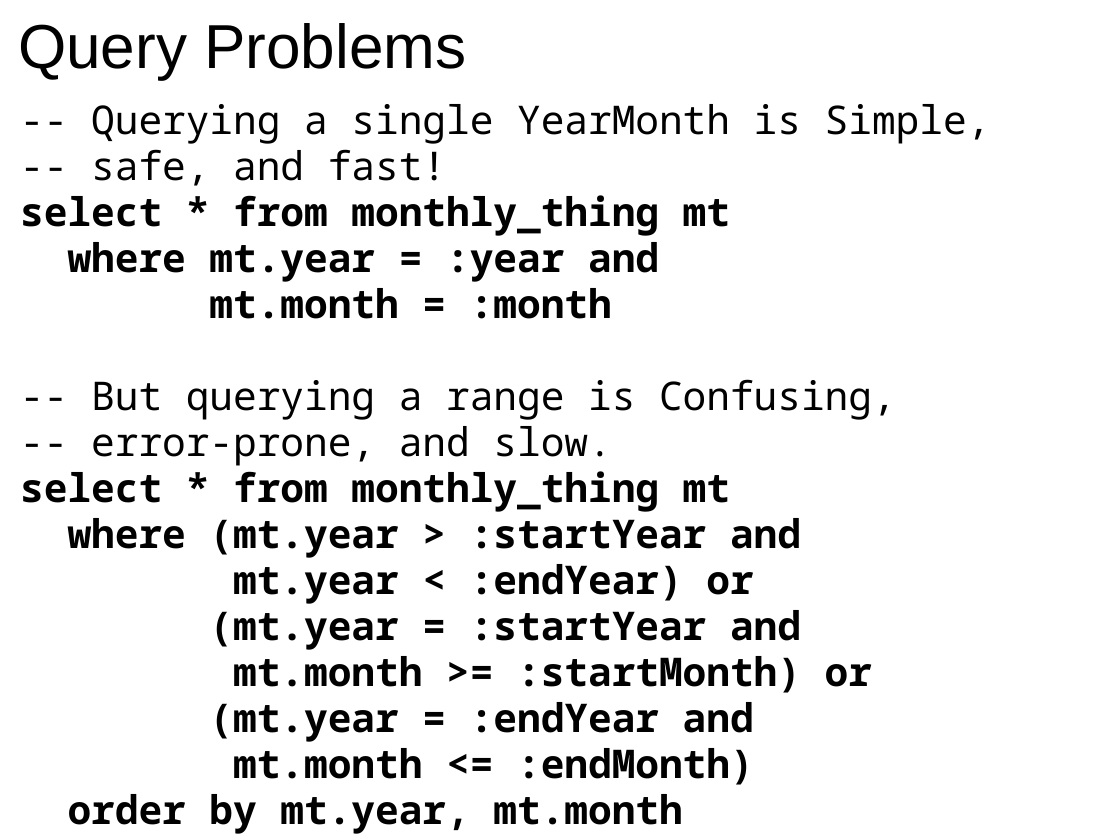
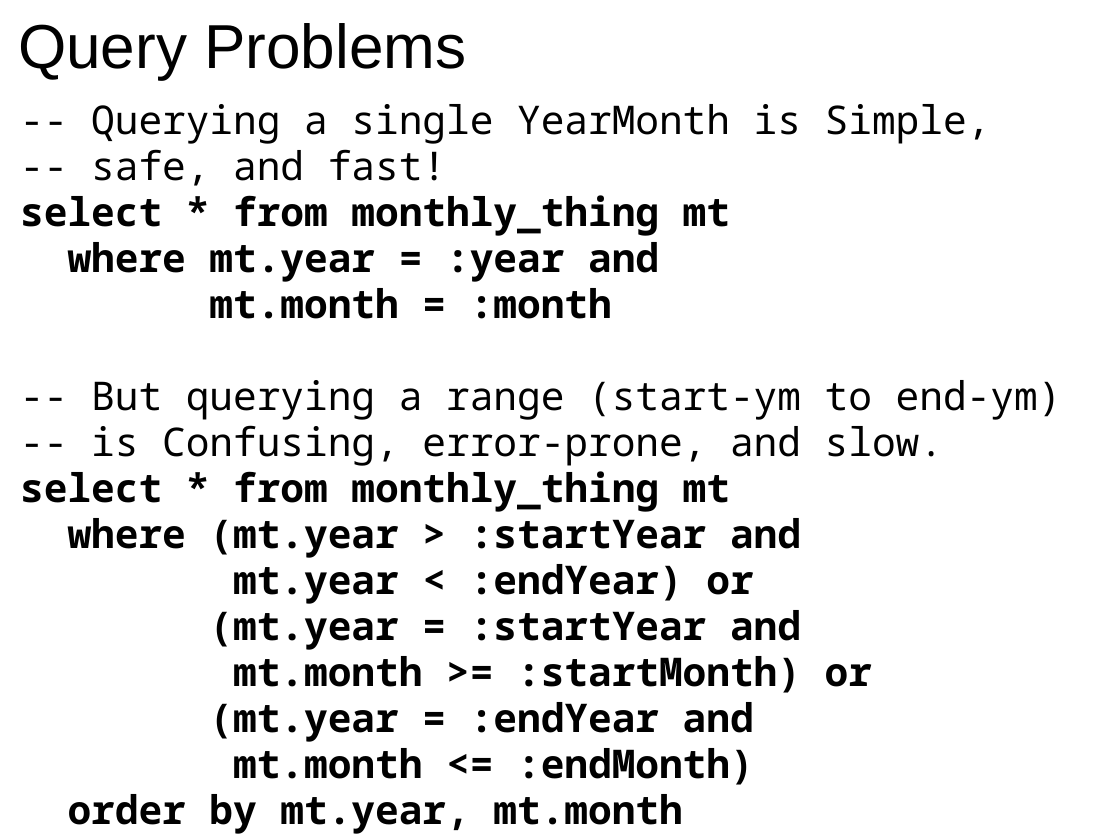
Before and after one commit to GlenKPeterson/refactJavaScalaCloj, a slide deck: slide 13 of typeSafetyJavaScalaCloj.ppt. Drawn at 1120x840 pixels with LibreOffice and Linux fonts; fonts in the diff are those of the drawing. Boxes give left, top, right and bottom in pixels: in the first picture for what was removed or moved away, otherwise in the second. Text is boxed around its words. In the diff, an @@ line names an element or a change of style, - is before the commit and + after.

```diff
--- a/typeSafetyJavaScalaCloj.ppt
+++ b/typeSafetyJavaScalaCloj.ppt
@@ text at (x1=91, y1=380, x2=1062, y2=466): text changed @@
--- But querying a range is Confusing,
--- error-prone, and slow.
+-- But querying a range (start-ym to end-ym)
+-- is Confusing, error-prone, and slow.
```
Also in this commit, not shown: 9 other slides changed, 1 other file.
